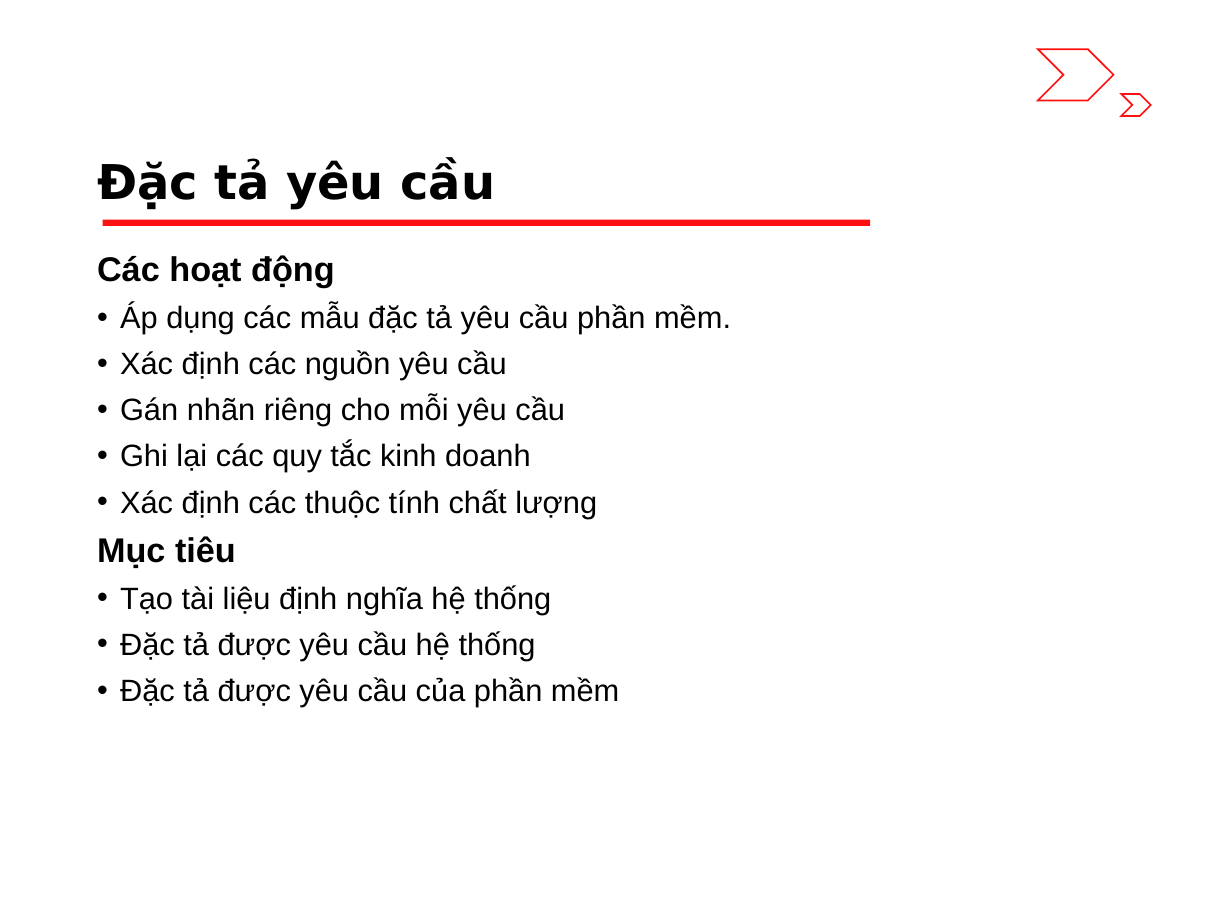
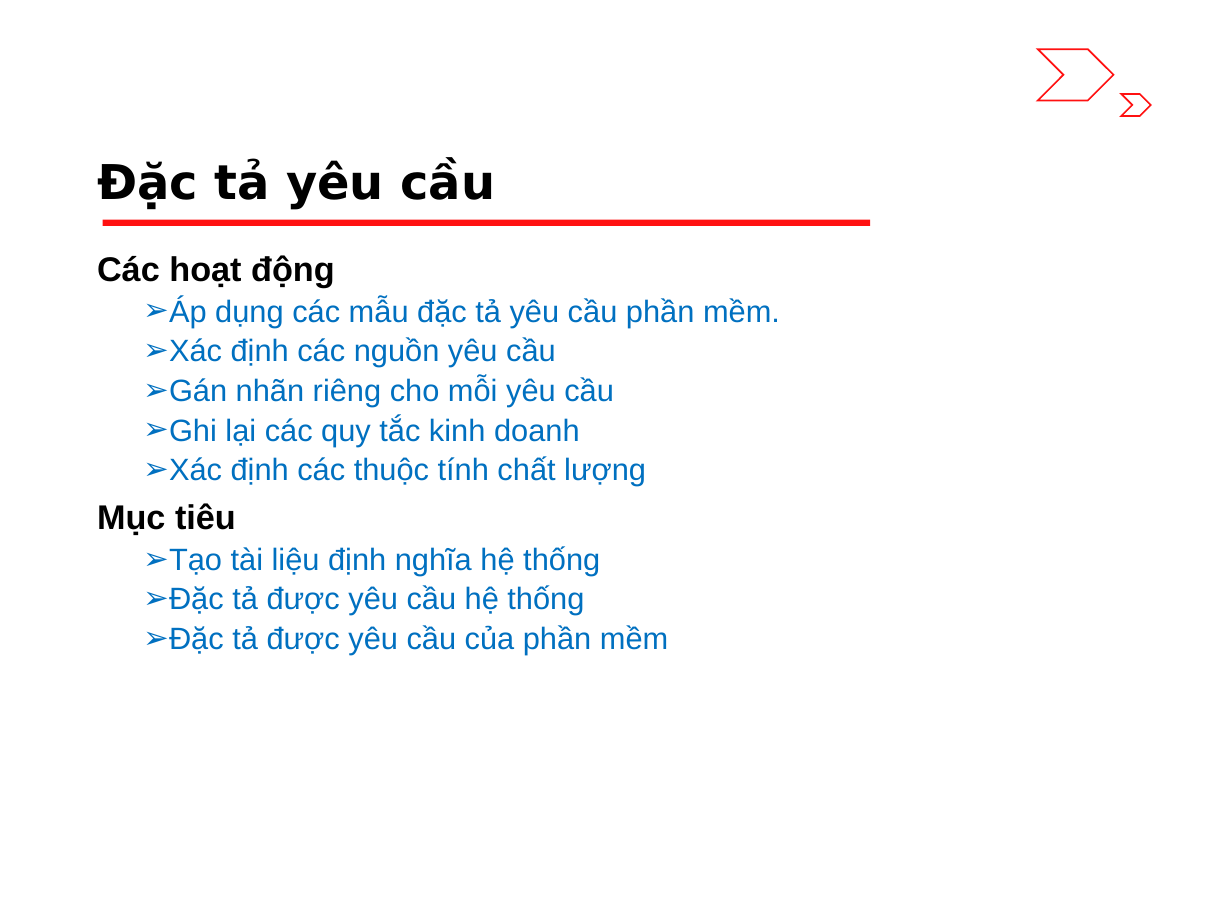
Before and after one commit to riverspart/uet-adv-sw-engineering, a slide deck: slide 8 of slide/dev/chapter_1/slide.pptx (slide 7 before the commit). Drawn at 1232x924 pixels with LibreOffice and Linux fonts; fonts in the diff are those of the drawing. Boxes give left, top, right and bottom in pixels: in the first picture for what was removed or moved away, otherwise in the second. Text is boxed around its words. In the diff, an @@ line names an element or a change of style, - is before the commit and + after.

Commit message:
1.3-1.5
Slide cho các phần 1.3 đến 1.5

```diff
--- a/slide/dev/chapter_1/slide.pptx
+++ b/slide/dev/chapter_1/slide.pptx
@@ text at <box>169,297,780,655</box>: text colour #000000 to #0070C0; bullet • to ➢; list level 1 to 2 in "Áp dụng các mẫu đặc ..."; list level 1 to 2 in "Xác định các nguồn yêu ..."; list level 1 to 2 in "Gán nhãn riêng cho mỗi ..."; list level 1 to 2 in "Ghi lại các quy tắc ..."; list level 1 to 2 in "Xác định các thuộc tính ..."; list level 1 to 2 in "Tạo tài liệu định nghĩa ..."; list level 1 to 2 in "Đặc tả được yêu cầu ..." @@
```
Also in this commit, not shown: 2 other slides changed, 1 slide added.
